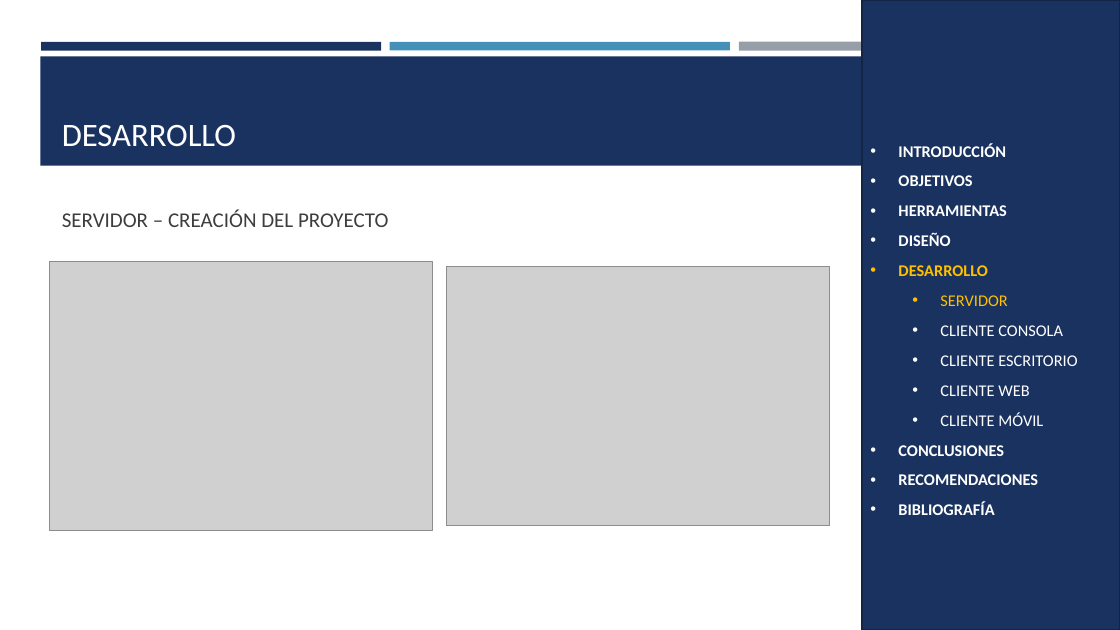
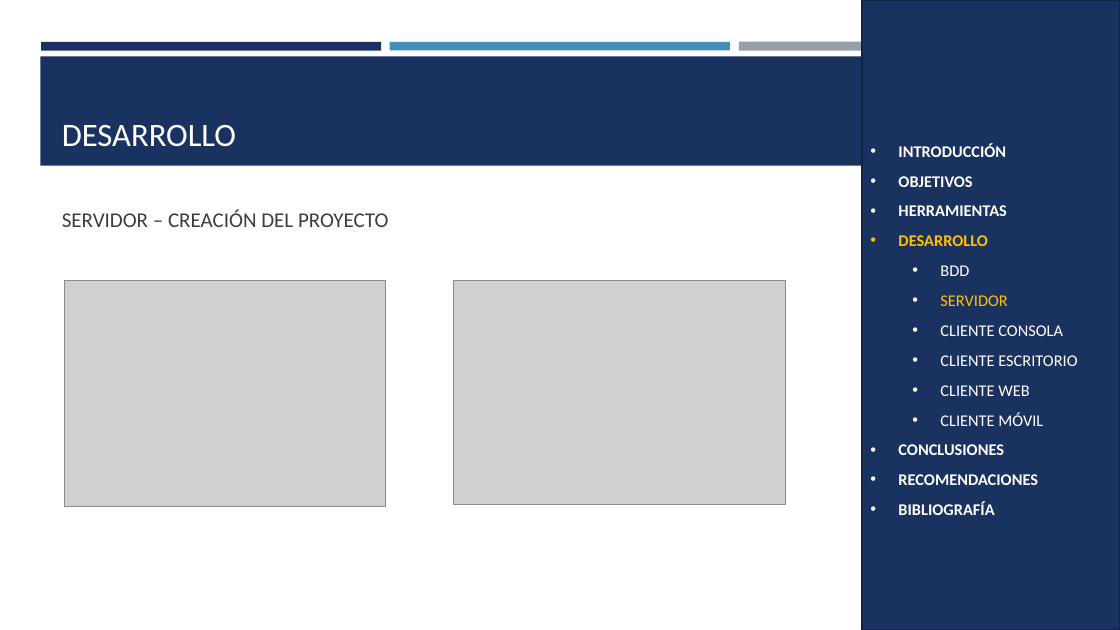
Before and after one commit to SDDrouet/Viajecito_Java_Restful, a slide deck: slide 11 of 04. DOCUMENTACIÓN/VIAJECITO_REST_JAVA_PRESENTACIÓN_GR03.pptx. Drawn at 1120x630 pixels with LibreOffice and Linux fonts; fonts in the diff are those of the drawing; grey boxes stand for pictures. Boxes give left, top, right and bottom in pixels: in the first picture for what was removed or moved away, otherwise in the second. Text is boxed around its words. In the diff, an @@ line names an element or a change of style, - is before the commit and + after.

```diff
--- a/04. DOCUMENTACIÓN/VIAJECITO_REST_JAVA_PRESENTACIÓN_GR03.pptx
+++ b/04. DOCUMENTACIÓN/VIAJECITO_REST_JAVA_PRESENTACIÓN_GR03.pptx
@@ rectangle "INTRODUCCIÓN" at box(862, 0, 1120, 630): outline #132547 1.75 pt to #122446 1.75 pt @@
@@ text in rectangle at box(898, 233, 950, 246): paragraph removed @@
-• DISEÑO
@@ text in rectangle at box(940, 265, 969, 276): paragraph added @@
+  • BDD
@@ picture: place and size @@
-picture at box(50, 261, 432, 531)
+picture at box(65, 281, 386, 507)
@@ picture: place and size @@
-picture at box(446, 266, 830, 525)
+picture at box(454, 281, 786, 504)
```
Also in this commit, not shown: 38 other slides changed, 8 slides added, 18 other files.
